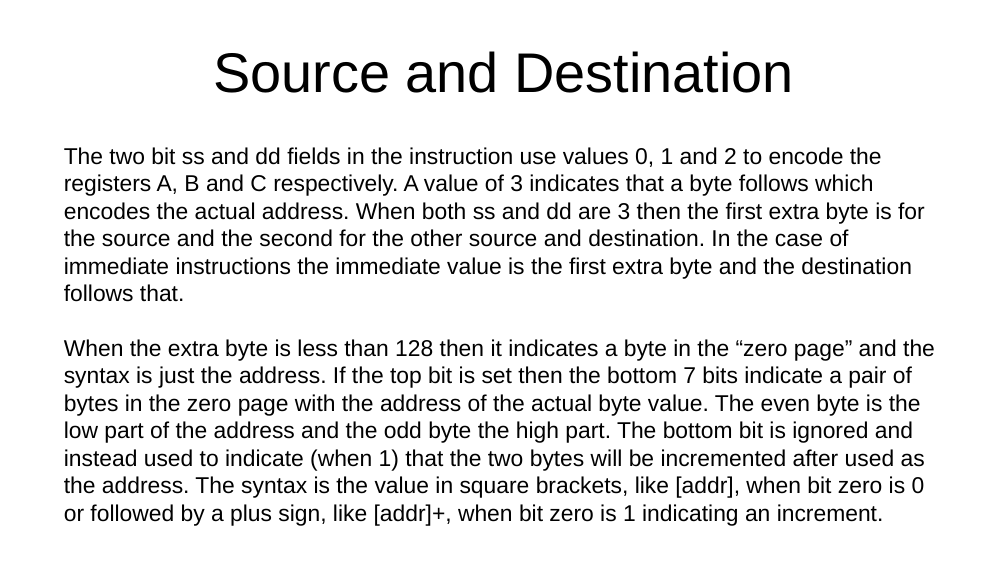
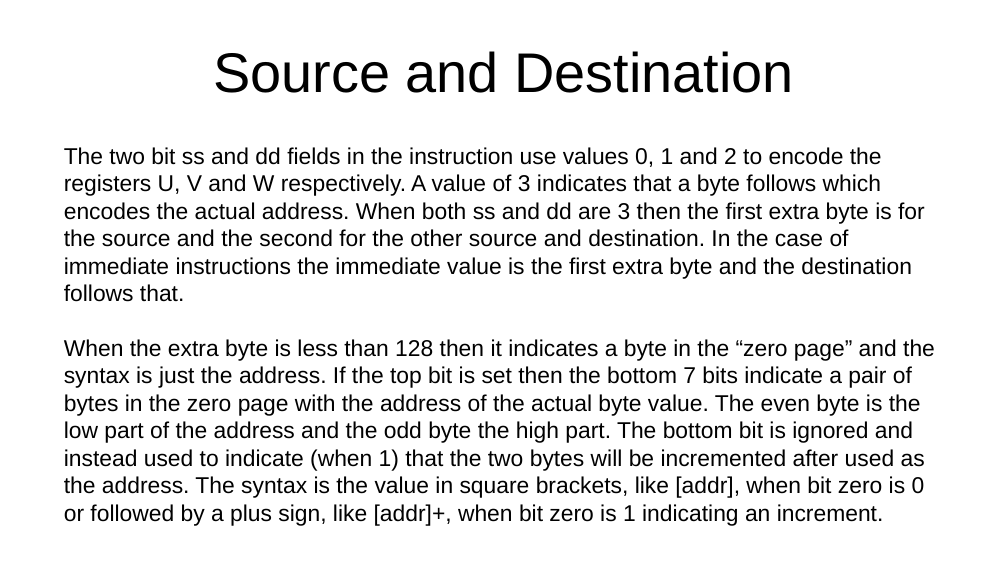
Before and after one commit to jeceljr/baby8, a slide deck: slide 6 of doc/baby8.odp. Drawn at 1008x567 pixels with LibreOffice and Linux fonts; fonts in the diff are those of the drawing. Boxes give left, top, right and bottom in pixels: in the first picture for what was removed or moved away, otherwise in the second. Text is boxed around its words. In the diff, an @@ line names an element or a change of style, - is before the commit and + after.

Commit message:
renamed working registers to U, V and W to free C as an alternative syntax for a test instruction, and replace ! with * for calls

```diff
--- a/doc/baby8.odp
+++ b/doc/baby8.odp
@@ text at <box>64,147,925,302</box>: text changed @@
-The two bit ss and dd fields in the instruction use values 0, 1 and 2 to encode the registers A, B and C respectively. A value of 3 indicates that a byte follows which encodes the actual address. When both ss and dd are 3 then the first extra byte is for the source and the second for the other source and destination. In the case of immediate instructions the immediate value is the first extra byte and the destination follows that.
+The two bit ss and dd fields in the instruction use values 0, 1 and 2 to encode the registers U, V and W respectively. A value of 3 indicates that a byte follows which encodes the actual address. When both ss and dd are 3 then the first extra byte is for the source and the second for the other source and destination. In the case of immediate instructions the immediate value is the first extra byte and the destination follows that.
```
Also in this commit, not shown: 5 other slides changed, 1 other file.
